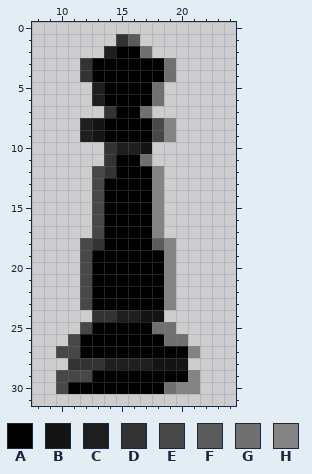
A pixel-art sprite gets an edit: assets/textures/pieces/queen_b.png. Above: the version before the commit.
The file is 32x32 pixels. Colours within 5 levels of each other are drawn and written as one. Shown: x 8..24, y 0..31.
Palette (. is transparent): A #000000  B #141414  C #1e1e1e  D #333333  E #474747  F #5b5b5b  G #707070  H #848484
Pixels before, first column x 10:
 1 .....DF.....
 2 ....CAAG....
 3 ..DAAAAAAG..
 4 ..DAAAAAAG..
 5 ...CAAAAG...
 6 ...CAAAAG...
 7 ....DAAG....
 8 ..CBAAAAEH..
 9 ..CBAAAAEH..
10 ....DCCB....
11 ....DAAG....
12 ...EDAAAH...
13 ...EAAAAH...
14 ...EAAAAH...
15 ...EAAAAH...
16 ...EAAAAH...
17 ...EAAAAH...
18 ..EDAAAAFH..
19 ..EAAAAAAH..
20 ..EAAAAAAH..
21 ..EAAAAAAH..
22 ..EAAAAAAH..
23 ..EAAAAAAH..
24 ...DDCCBB...
25 ..EAAAAAGG..
26 .EAAAAAAAGG.
27 EEAAAAAAAAAH
28 .DDDCCCCBBB.
29 EEEAAAAAAAAH
30 EAAAAAAAAGHH
And afterwards:
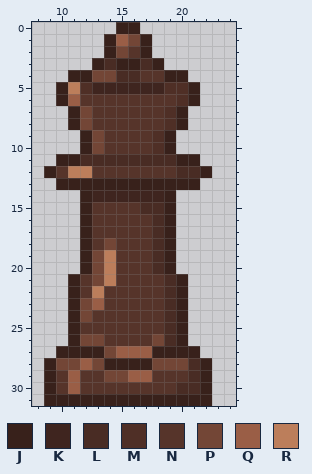
Colours new in this view: J #38211b  K #3f251f  L #492c24  M #4f2f26  N #56342a  P #734636  Q #9a5e46  R #bc7e5b
Difference:
Changed rows in their new state; - is an unchanged pixel.
first column x 9:
 0 ------JJ------
 1 -----JQPJ-----
 2 -----JPNJ-----
 3 ---.JLJJLJ.---
 4 --JJPPLLNNJJ--
 5 -JRMKKKKKKMMJ-
 6 -JQNNNNNNNNMJ-
 7 --JPNNNNNNMJ--
 8 --JPNNNNNNMJ--
 9 ---JPNNNNMJ---
10 ---JPNNNNMJ---
11 -JJLLLLLLLLJJ-
12 JNRRNNNNNNNLLJ
13 -JJJJJJJJJJJJ-
14 ---JKKKKKKJ---
15 ---JNNNNLLJ---
16 ---JNNNNNLJ---
17 ---JNNNNNLJ---
18 ---JNPNNNLJ---
19 ---JPRNNNLJ---
20 ---JPRNNNLJ---
21 --JNPRNNNNLJ--
22 --JNRNNNNNLJ--
23 --JPQNNNNNLJ--
24 --JPNNNNNNLJ--
25 --JNNNNNNNLJ--
26 --JPPNNNNPLJ--
27 -JJJJPQQQJJJJ-
28 JPPQPJJJJPPPLJ
29 JNQNNPPQQNNNLJ
30 JNQNNNNNNNNLLJ
31 JJJJJJJJJJJJJJ
